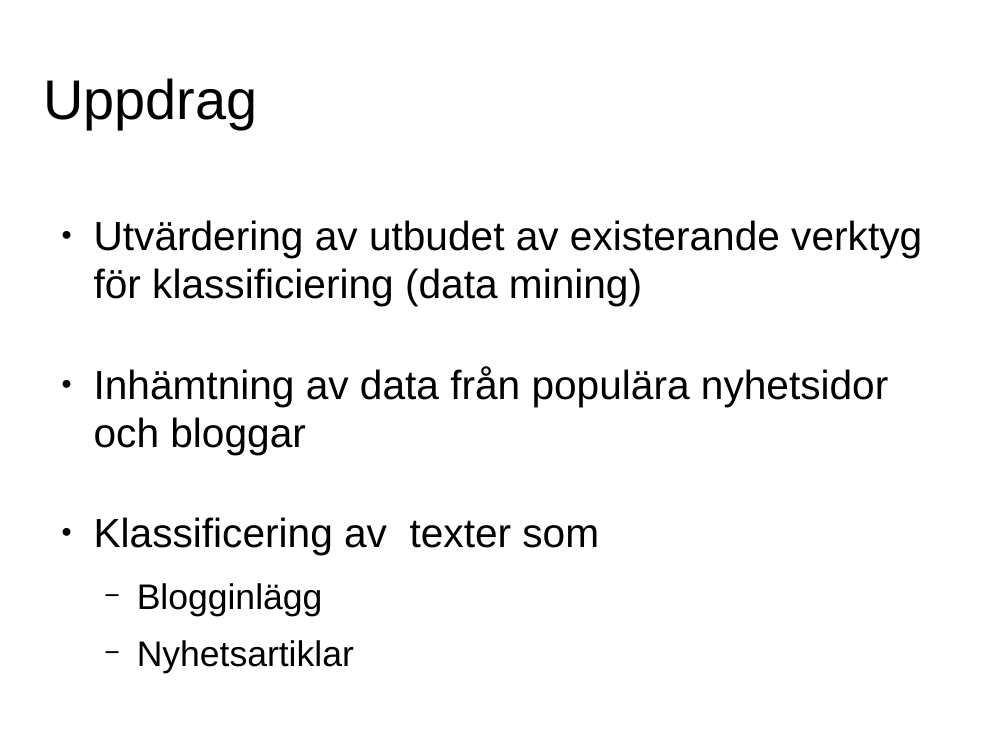
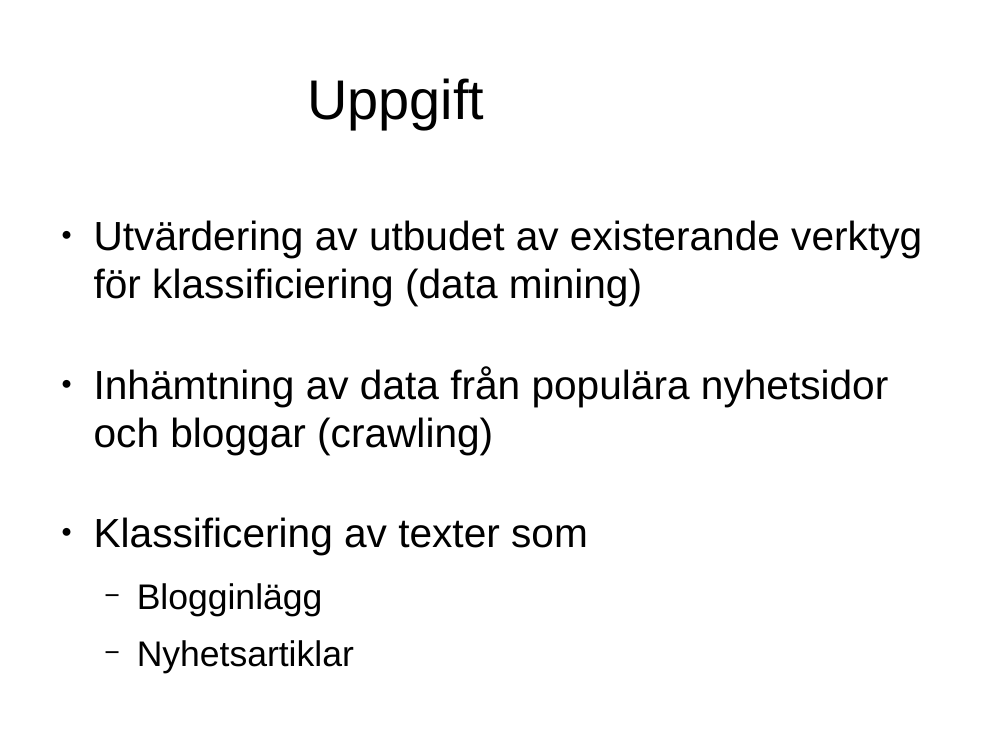
Before and after one commit to jensa/BloggEllerNyhet, a slide deck: slide 2 of report/presentation.odp. Drawn at 1008x756 pixels with LibreOffice and Linux fonts; fonts in the diff are those of the drawing; background and template pictures are left out. Boxes give left, top, right and bottom in pixels: in the first picture for what was removed or moved away, otherwise in the second. Text is boxed around its words. In the diff, an @@ line names an element or a change of style, - is before the commit and + after.

```diff
--- a/report/presentation.odp
+++ b/report/presentation.odp
@@ title at (307,78,484,129): text changed @@
-Uppdrag
+Uppgift
@@ text at (94,366,888,455): text changed @@
-● Inhämtning av data från populära nyhetsidor och bloggar
+● Inhämtning av data från populära nyhetsidor och bloggar (crawling)
```
Also in this commit, not shown: 3 other slides changed, 4 slides added.
